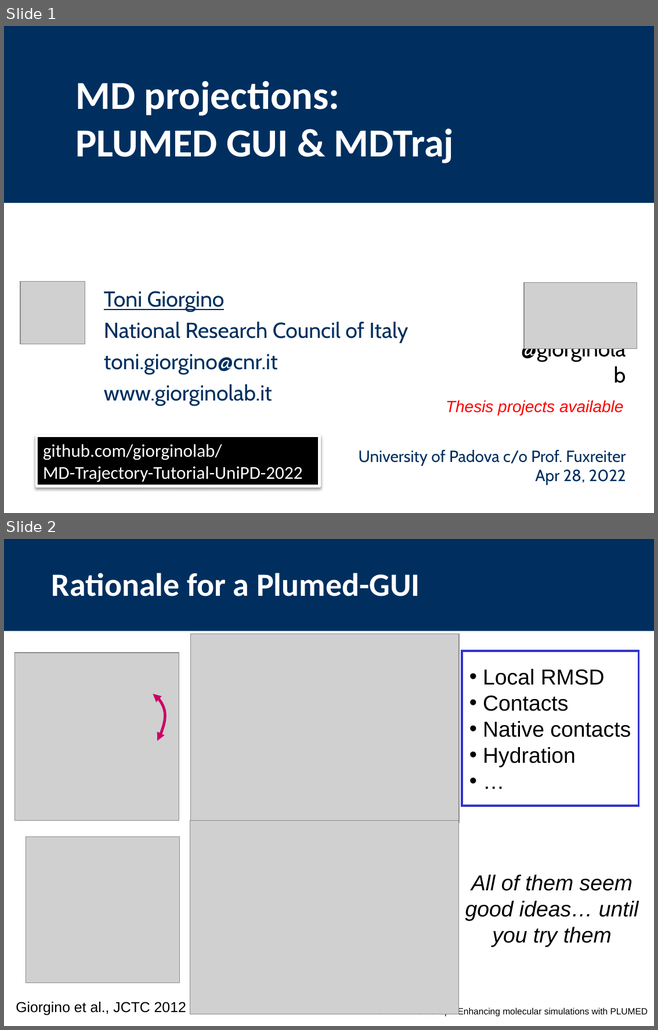
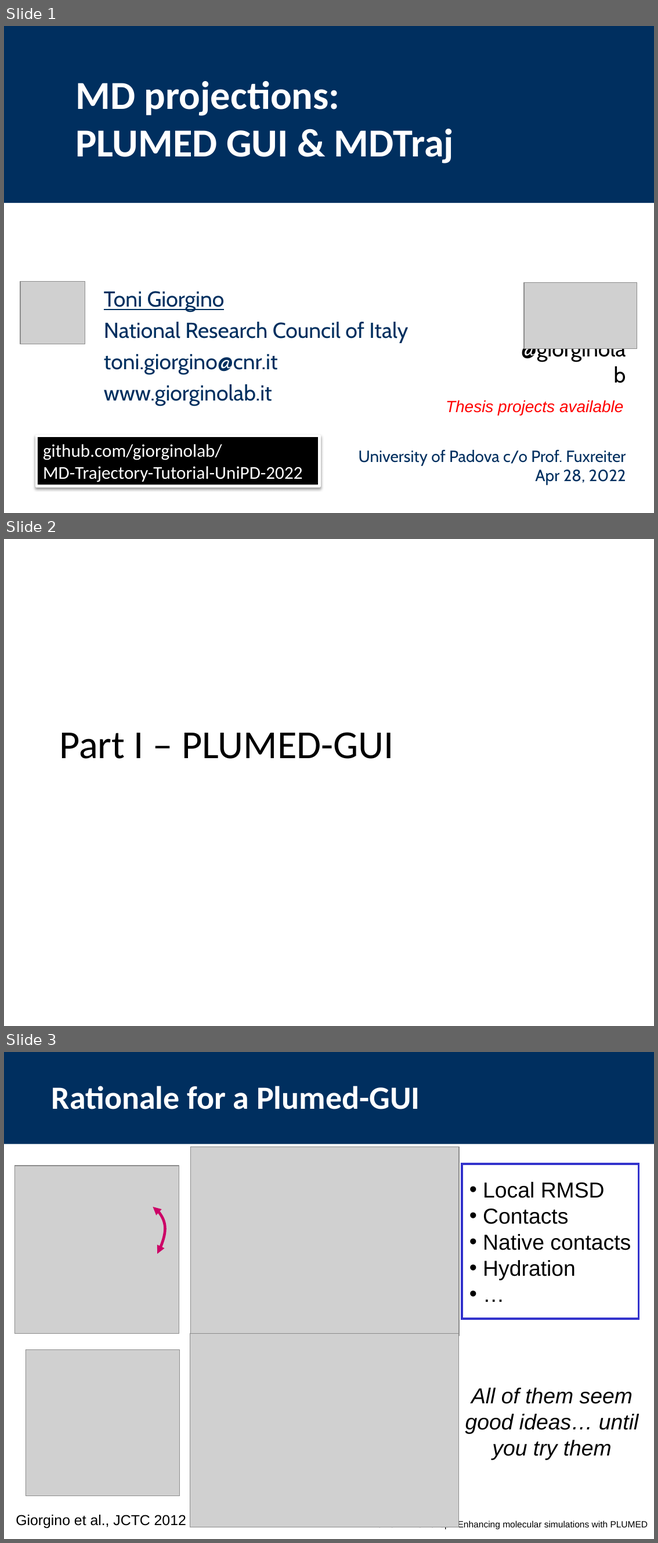
Before and after one commit to giorginolab/2022-MD-Trajectory-Tutorial-UniPD, a slide deck: md_plumed_mdtraj.pptx. Shown one above the other, each under a label of ours: slides 1 and 2 before the commit, slides 1, 2 and 3 after it. The pictures are 658x1030 and 658x1543 pixels, drawn with LibreOffice and Linux fonts; fonts in the diff are those of the drawing; grey boxes stand for pictures. Boxes give left, top, right and bottom in pixels: in the first picture for what was removed or moved away, otherwise in the second. Text is boxed around its words. In the diff, an @@ line names an element or a change of style, - is before the commit and + after.

```diff
--- a/md_plumed_mdtraj.pptx
+++ b/md_plumed_mdtraj.pptx
@@ slide 2 added at box(4, 539, 654, 1026), background #FFFFFF @@
@@ title added at box(59, 732, 394, 759), 44 pt, text #000000 @@
+Part I – PLUMED-GUI
@@ what was slide 2 is now slide 3 @@
```
Also in this commit, not shown: 1 slide changed, 1 other slide added.
